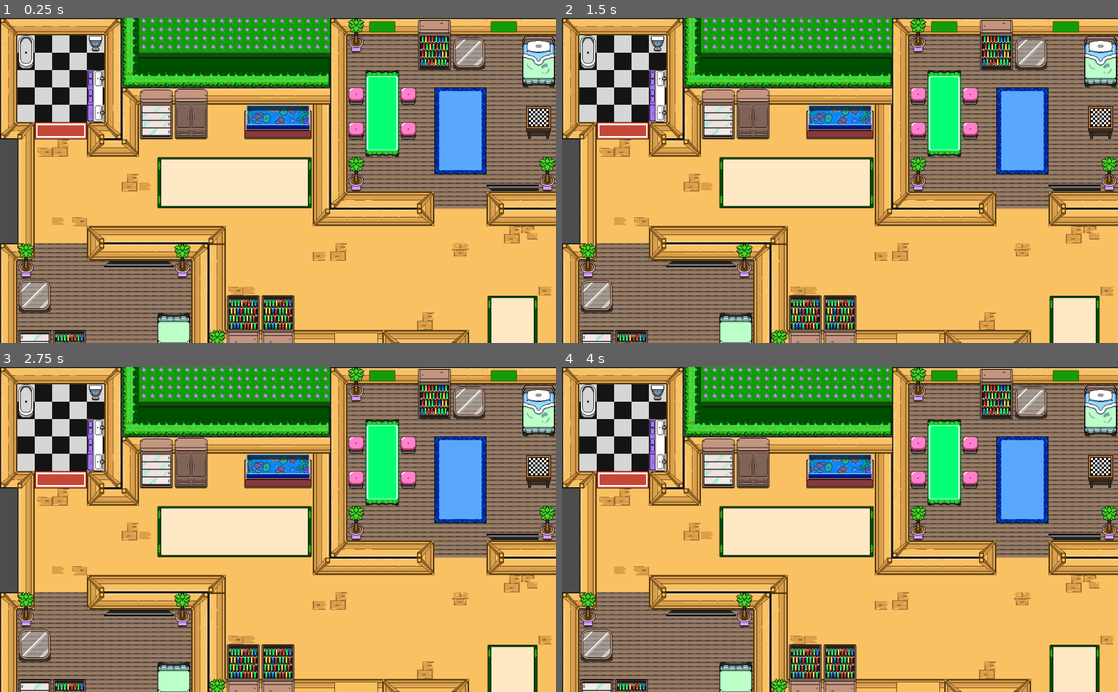
Above: before the commit, frames 1-4 (two rows, left to right).
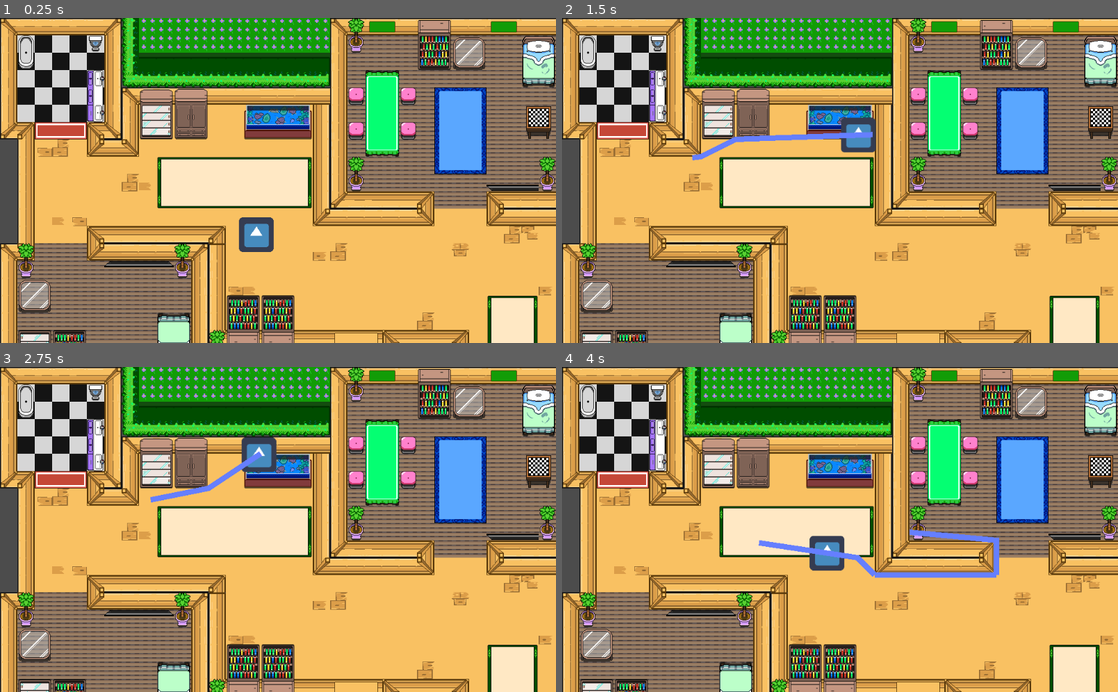
Above: after the commit, the same moments.

Repository: samsvp/Metal-Party-Solid
Game: Godot game, scene res://Node2D.tscn
Two runs of this game, one before a commit and one after it. Both use one fixed random seed, a clock stepped at 60 frames per second and the inputs below. The engine's default icon, where the game draws it, is replaced by a stand-in: a white triangle on a blue panel in a dark square.
Inputs (mouse positions are in pixels of both pictures, inside the frame that each line leads up to):
- Up to frame 1 (0.25 s): no input
- Up to frame 2 (1.5 s): tap Enter at 0.5 s; move the mouse to (962, 164) at 0.52 s; click (962, 164) at 0.67 s; move the mouse to (728, 196) at 1.27 s; click (728, 196) at 1.42 s
- Up to frame 3 (2.75 s): move the mouse to (333, 458) at 2.02 s; click (333, 458) at 2.17 s
- Up to frame 4 (4 s): move the mouse to (812, 594) at 2.77 s; click (812, 594) at 2.92 s; move the mouse to (1006, 578) at 3.52 s; click (1006, 578) at 3.67 s

The runs differ from the first frame. In frame 1, 0.7% of the frame differs, in the area x 42-50%, y 61-73%; in frame 2, 1.2%; in frame 3, 1.0%; in frame 4, 1.8%, in the area x 35-79%, y 50-65%.

Commit message:
update Node2D

Diff:
--- a/Node2D.tscn
+++ b/Node2D.tscn
@@ -1,20 +1,26 @@
-[gd_scene load_steps=2 format=2]
+[gd_scene load_steps=5 format=2]
 
 [ext_resource path="res://assets/tile_sets/Node2D.tres" type="TileSet" id=1]
+[ext_resource path="res://icon.png" type="Texture" id=3]
+[ext_resource path="res://Node2D.gd" type="Script" id=4]
+[ext_resource path="res://Sprite.gd" type="Script" id=5]
 
 [node name="Node2D" type="Node2D"]
+script = ExtResource( 4 )
 
-[node name="FloorWalls" type="TileMap" parent="."]
+[node name="Navigation2D" type="Navigation2D" parent="."]
+
+[node name="FloorWalls" type="TileMap" parent="Navigation2D"]
 tile_set = ExtResource( 1 )
 cell_size = Vector2( 32, 32 )
 format = 1
-tile_data = PoolIntArray( -458745, 5, 589828, -458744, 5, 58 …(7607 unchanged characters)… 0, 262150, 65579, -1610612731, 589829, 131072, 3, 458757, 131073, 1610612741, 52 …(75104 unchanged characters)…
+tile_data = PoolIntArray( -458745, 5, 589828, -458744, 5, 58 …(7607 unchanged characters)… 0, 262150, 65579, -1610612731, 589829, 196595, 10, 0, 131072, 3, 458757, 131073, 1610612741, 52 …(75104 unchanged characters)…
 
 [node name="Floor" type="TileMap" parent="."]
 tile_set = ExtResource( 1 )
 cell_size = Vector2( 32, 32 )
 format = 1
-tile_data = PoolIntArray( 2424855, 3, 458759, 2424856, 3, 458759,  …(3060 unchanged characters)…
+tile_data = PoolIntArray( -65550, 10, 0, 983068, 10, 0, 2424855, 3, 458759, 2424856, 3, 458759,  …(3060 unchanged characters)…
 __meta__ = {
 "_editor_description_": ""
 }
@@ -54,3 +60,10 @@
 __meta__ = {
 "_editor_description_": ""
 }
+
+[node name="Sprite" type="Sprite" parent="."]
+position = Vector2( 472, 400 )
+texture = ExtResource( 3 )
+script = ExtResource( 5 )
+
+[node name="Line2D" type="Line2D" parent="."]
